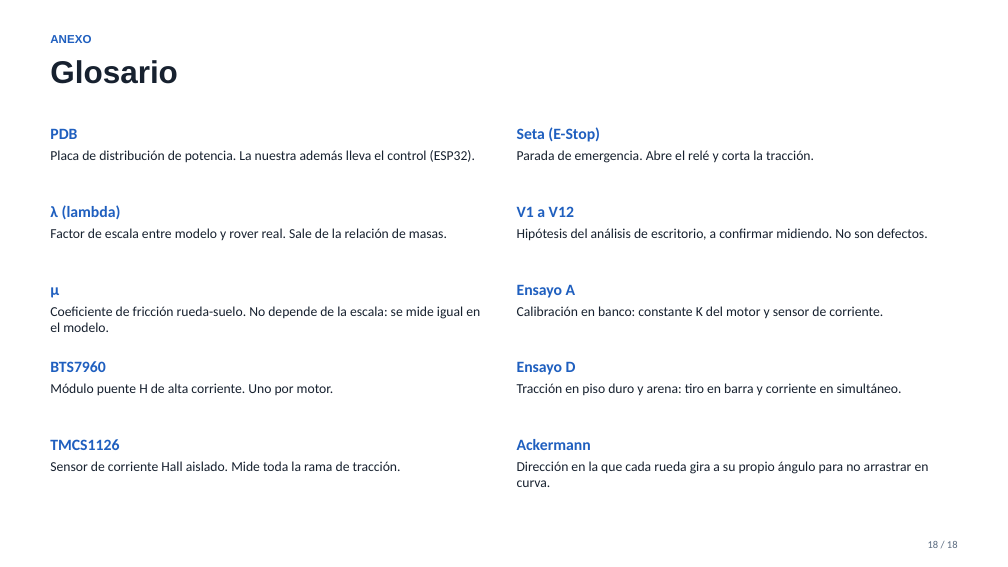
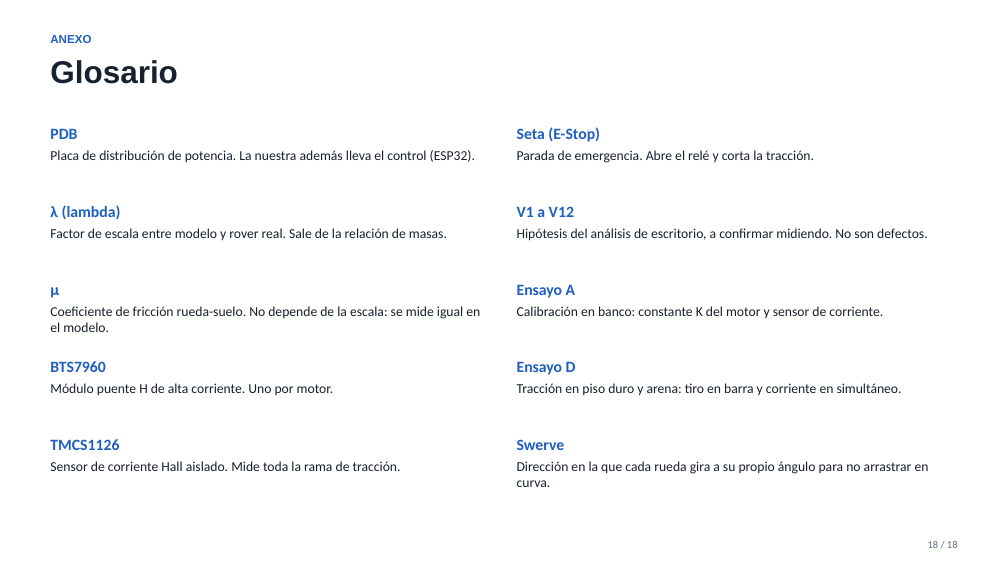
Before and after one commit to Matyy38/erc-rover-EyP, a slide deck: slide 17 of audiovisual-presentacion/presentacion-ingreso-EyP-2026-09.pptx (slide 18 before the commit). Drawn at 1008x567 pixels with LibreOffice and Linux fonts; fonts in the diff are those of the drawing. Boxes give left, top, right and bottom in pixels: in the first picture for what was removed or moved away, otherwise in the second. Text is boxed around its words. In the diff, an @@ line names an element or a change of style, - is before the commit and + after.

```diff
--- a/audiovisual-presentacion/presentacion-ingreso-EyP-2026-09.pptx
+++ b/audiovisual-presentacion/presentacion-ingreso-EyP-2026-09.pptx
@@ text at box(517, 439, 565, 450): text changed @@
-Ackermann
+Swerve
```
Also in this commit, not shown: 11 other slides changed, 1 slide removed, 3 other files.
